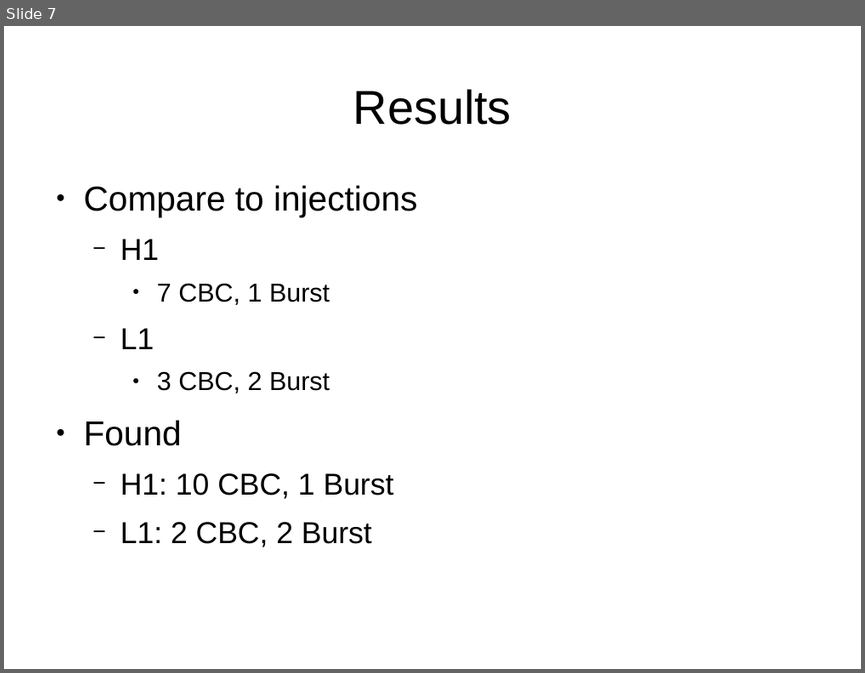
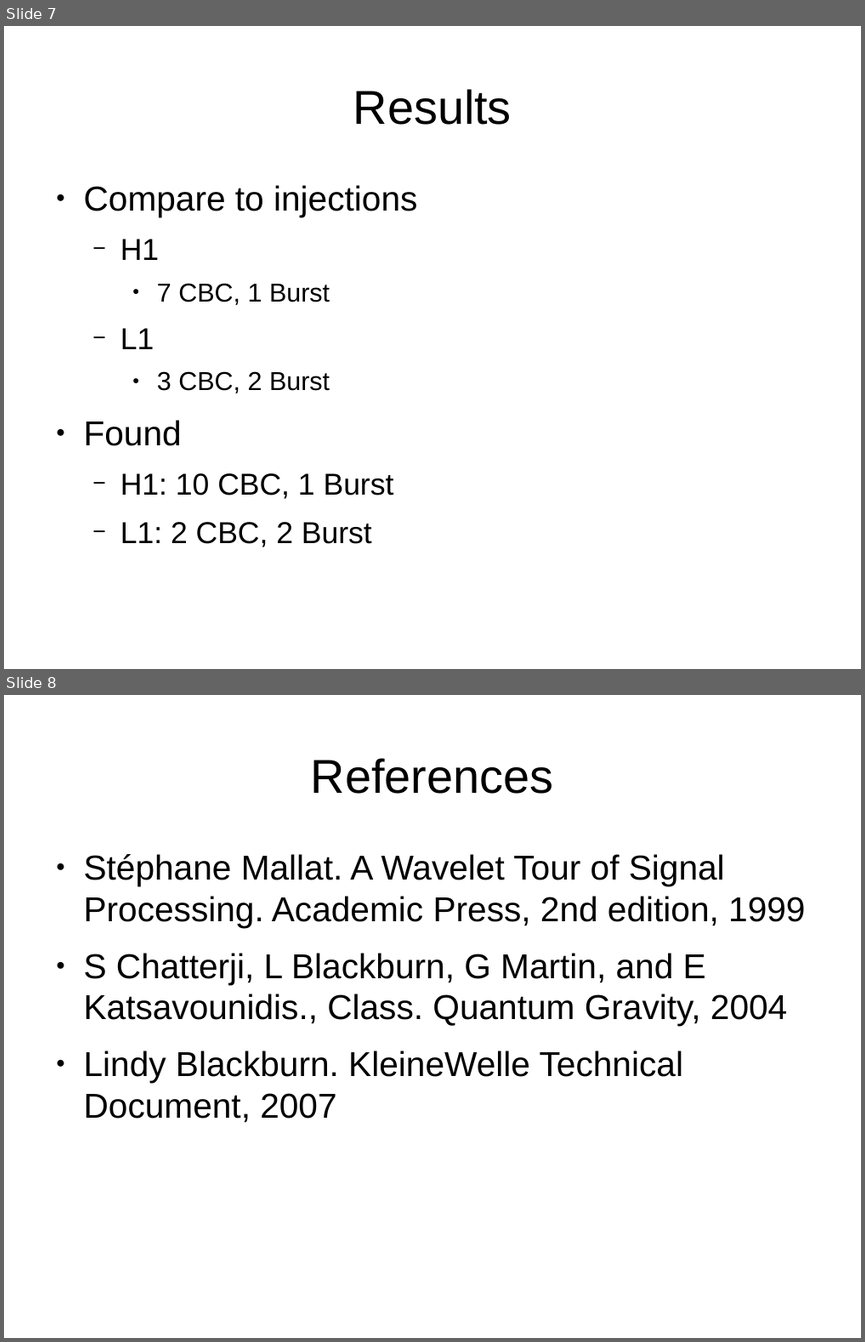
Before and after one commit to jacaseyclyde/GWAnalysis, a slide deck: pres/slides.odp. Shown one above the other, each under a label of ours: slide 7 before the commit, slides 7 and 8 after it. The pictures are 865x673 and 865x1342 pixels, drawn with LibreOffice and Linux fonts; fonts in the diff are those of the drawing. Boxes give left, top, right and bottom in pixels: in the first picture for what was removed or moved away, otherwise in the second. Text is boxed around its words. In the diff, an @@ line names an element or a change of style, - is before the commit and + after.

```diff
--- a/pres/slides.odp
+++ b/pres/slides.odp
@@ slide 8 added at bbox=[4, 695, 861, 1338], background #FFFFFF @@
@@ title added at bbox=[311, 758, 554, 794], 44 pt, text #000000 @@
+References
@@ text added at bbox=[84, 854, 805, 1123], 32 pt, text #000000 @@
+● Stéphane Mallat. A Wavelet Tour of Signal Processing. Academic Press, 2nd edition, 1999
+● S Chatterji, L Blackburn, G Martin, and E Katsavounidis., Class. Quantum Gravity, 2004
+● Lindy Blackburn. KleineWelle Technical Document, 2007
```
Also in this commit, not shown: 1 slide removed, 2 other files.
